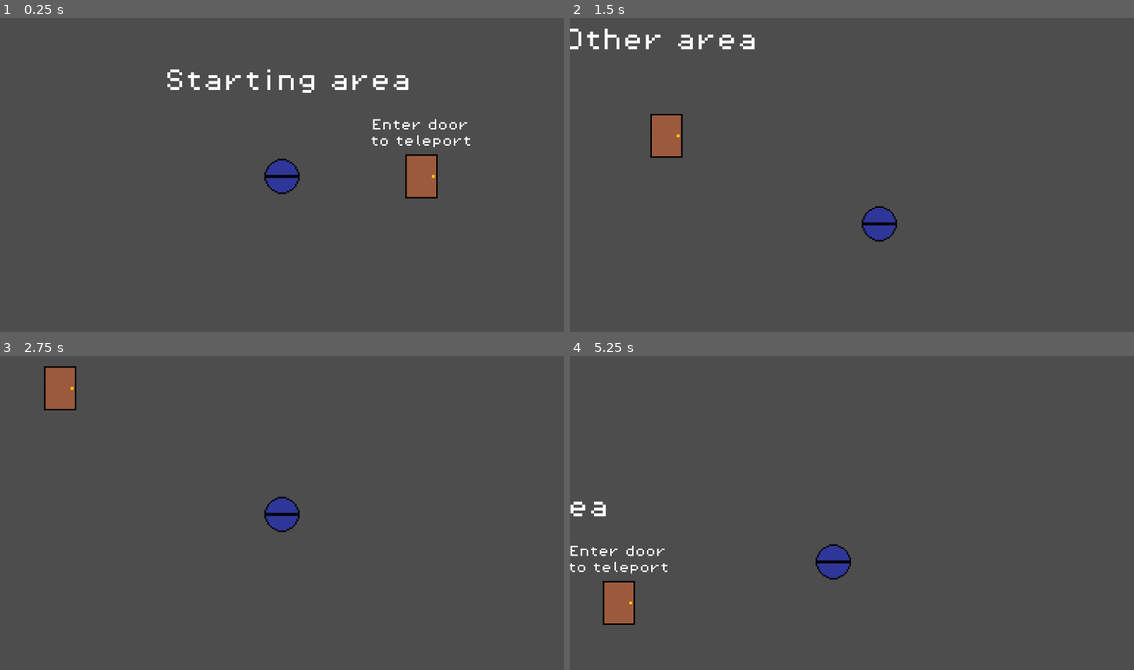
Above: before the commit, frames 1-4 (two rows, left to right).
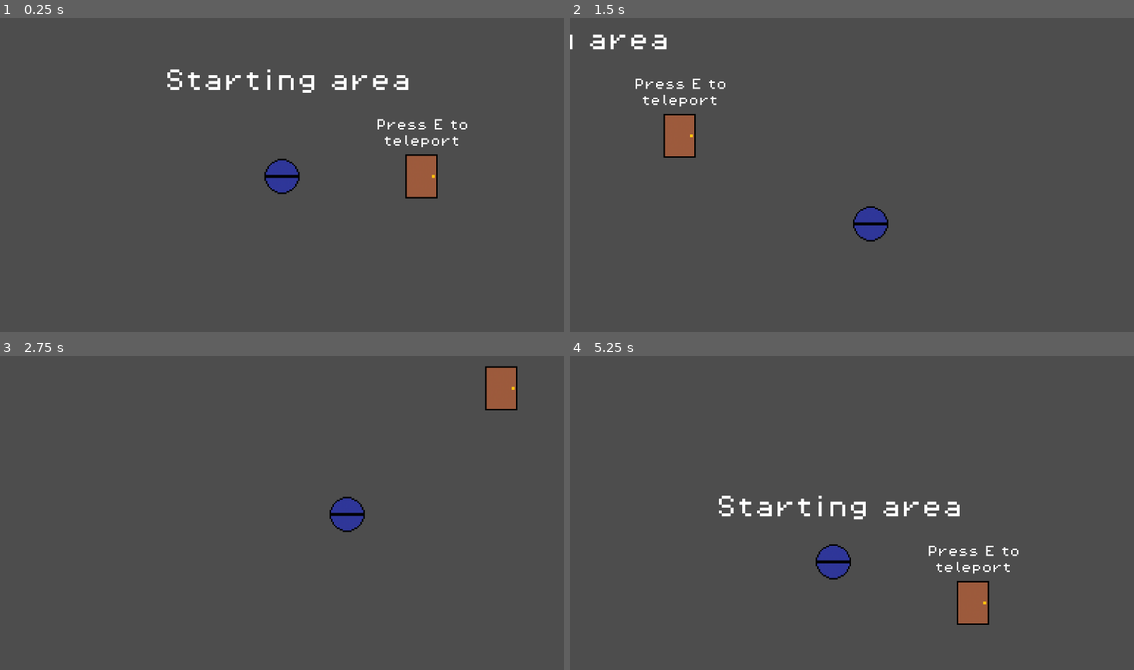
Above: after the commit, the same moments.

Repository: coding-something/Experimental-godot-game
Game: Godot game, scene res://scenes/game.tscn
Two runs of this game, one before a commit and one after it. Both use one fixed random seed, a clock stepped at 60 frames per second and the inputs below.
Inputs:
- Up to frame 1 (0.25 s): no input
- Up to frame 2 (1.5 s): tap E (interact, bound only after the commit) at 0.5, 0.6, 1.25, 1.35 s; hold D (move_right) 0.53-1.28 s; hold S (move_down) from 1.28 s (still down)
- Up to frame 3 (2.75 s): tap E (interact, bound only after the commit) at 2, 2.1 s; release S (move_down) at 2.03 s; hold D (move_right) from 2.03 s (still down)
- Up to frame 4 (5.25 s): tap E (interact, bound only after the commit) at 2.75, 2.85, 3.5, 3.6, 4.25, 4.35, 5.1 s; release D (move_right) at 2.78 s; hold W (move_up) 2.78-3.53 s; hold A (move_left) 3.53-5.03 s; hold S (move_down) from 5.03 s (still down)

The runs differ from the first frame. In frame 1, 0.5% of the frame differs, in the area x 65-84%, y 32-42%; in frame 2, 2.2%; in frame 3, 2.7%; in frame 4, 3.2%, in the area x 0-80%, y 44-86%.

Commit message:
feat: add interaction keybind to door

Diff:
--- a/project.godot
+++ b/project.godot
@@ -14,6 +14,10 @@
 run/main_scene="uid://sa0axpby2imm"
 config/features=PackedStringArray("4.6", "Forward Plus")
 config/icon="res://icon.svg"
+
+[global_group]
+
+player="The player is in this group."
 
 [input]
 
@@ -41,6 +45,11 @@
 , Object(InputEventKey,"resource_local_to_scene":false,"resource_name":"","device":-1,"window_id":0,"alt_pressed":false …(186 unchanged characters)…
 ]
 }
+interact={
+"deadzone": 0.2,
+"events": [Object(InputEventKey,"resource_local_to_scene":false,"resource_name":"","device":-1,"window_id":0,"alt_pressed":false,"shift_pressed":false,"ctrl_pressed":false,"meta_pressed":false,"pressed":false,"keycode":0,"physical_keycode":69,"key_label":0,"unicode":101,"location":0,"echo":false,"script":null)
+]
+}
 
 [physics]
 
--- a/scenes/game.tscn
+++ b/scenes/game.tscn
@@ -33,14 +33,14 @@
 anchor_top = -0.062000003
 anchor_right = -0.054
 anchor_bottom = -0.062000003
-offset_left = 107.208
+offset_left = 117.208
 offset_top = -3.8239975
-offset_right = 207.20798
+offset_right = 198.20801
 offset_bottom = 25.176003
 theme_override_fonts/font = ExtResource("3_lnu2h")
 theme_override_font_sizes/font_size = 8
-text = "Enter door
-to teleport"
+text = "Press E to
+teleport"
 horizontal_alignment = 1
 vertical_alignment = 1
 
--- a/scenes/player.tscn
+++ b/scenes/player.tscn
@@ -6,7 +6,7 @@
 [sub_resource type="CircleShape2D" id="CircleShape2D_g2els"]
 radius = 11.0
 
-[node name="Player" type="CharacterBody2D" unique_id=1767513436]
+[node name="Player" type="CharacterBody2D" unique_id=1767513436 groups=["player"]]
 script = ExtResource("1_g2els")
 
 [node name="Sprite2D" type="Sprite2D" parent="." unique_id=1633006917]
--- a/scenes/teleporter_door.tscn
+++ b/scenes/teleporter_door.tscn
@@ -1,10 +1,103 @@
 [gd_scene format=3 uid="uid://njsq66r25s7j"]
 
 [ext_resource type="Script" uid="uid://827hefu3dlp6" path="res://scripts/teleporter_door.gd" id="1_blllr"]
-[ext_resource type="Texture2D" uid="uid://bifnawtbmfiyx" path="res://assets/sprites/Teleporter_door.png" id="1_odefg"]
+[ext_resource type="Texture2D" uid="uid://c08sar16s4fvw" path="res://assets/sprites/Teleporter_door_spritesheet.png" id="2_blllr"]
 
 [sub_resource type="RectangleShape2D" id="RectangleShape2D_blllr"]
 size = Vector2(20, 28)
+
+[sub_resource type="AtlasTexture" id="AtlasTexture_o2ilv"]
+atlas = ExtResource("2_blllr")
+region = Rect2(90, 0, 30, 30)
+
+[sub_resource type="AtlasTexture" id="AtlasTexture_lvwfv"]
+atlas = ExtResource("2_blllr")
+region = Rect2(60, 0, 30, 30)
+
+[sub_resource type="AtlasTexture" id="AtlasTexture_5kgv6"]
+atlas = ExtResource("2_blllr")
+region = Rect2(30, 0, 30, 30)
+
+[sub_resource type="AtlasTexture" id="AtlasTexture_4heer"]
+atlas = ExtResource("2_blllr")
+region = Rect2(0, 0, 30, 30)
+
+[sub_resource type="AtlasTexture" id="AtlasTexture_bdppj"]
+atlas = ExtResource("2_blllr")
+region = Rect2(0, 0, 30, 30)
+
+[sub_resource type="AtlasTexture" id="AtlasTexture_j4xjy"]
+atlas = ExtResource("2_blllr")
+region = Rect2(0, 0, 30, 30)
+
+[sub_resource type="AtlasTexture" id="AtlasTexture_pmbvb"]
+atlas = ExtResource("2_blllr")
+region = Rect2(30, 0, 30, 30)
+
+[sub_resource type="AtlasTexture" id="AtlasTexture_qob1m"]
+atlas = ExtResource("2_blllr")
+region = Rect2(60, 0, 30, 30)
+
+[sub_resource type="AtlasTexture" id="AtlasTexture_tngqx"]
+atlas = ExtResource("2_blllr")
+region = Rect2(90, 0, 30, 30)
+
+[sub_resource type="AtlasTexture" id="AtlasTexture_lyeds"]
+atlas = ExtResource("2_blllr")
+region = Rect2(90, 0, 30, 30)
+
+[sub_resource type="SpriteFrames" id="SpriteFrames_kjlk3"]
+animations = [{
+"frames": [{
+"duration": 1.0,
+"texture": SubResource("AtlasTexture_o2ilv")
+}, {
+"duration": 1.0,
+"texture": SubResource("AtlasTexture_lvwfv")
+}, {
+"duration": 1.0,
+"texture": SubResource("AtlasTexture_5kgv6")
+}, {
+"duration": 1.0,
+"texture": SubResource("AtlasTexture_4heer")
+}],
+"loop": true,
+"name": &"close",
+"speed": 5.0
+}, {
+"frames": [{
+"duration": 1.0,
+"texture": SubResource("AtlasTexture_bdppj")
+}],
+"loop": true,
+"name": &"closed",
+"speed": 5.0
+}, {
+"frames": [{
+"duration": 1.0,
+"texture": SubResource("AtlasTexture_j4xjy")
+}, {
+"duration": 1.0,
+"texture": SubResource("AtlasTexture_pmbvb")
+}, {
+"duration": 1.0,
+"texture": SubResource("AtlasTexture_qob1m")
+}, {
+"duration": 1.0,
+"texture": SubResource("AtlasTexture_tngqx")
+}],
+"loop": true,
+"name": &"open",
+"speed": 5.0
+}, {
+"frames": [{
+"duration": 1.0,
+"texture": SubResource("AtlasTexture_lyeds")
+}],
+"loop": true,
+"name": &"opened",
+"speed": 5.0
+}]
 
 [node name="Teleporter_door" type="Area2D" unique_id=1903251345]
 script = ExtResource("1_blllr")
@@ -12,9 +105,12 @@
 [node name="CollisionShape2D" type="CollisionShape2D" parent="." unique_id=272829911]
 shape = SubResource("RectangleShape2D_blllr")
 
-[node name="Sprite2D" type="Sprite2D" parent="." unique_id=758707420]
-texture = ExtResource("1_odefg")
-
 [node name="Marker2D" type="Marker2D" parent="." unique_id=1533129972]
 
+[node name="AnimatedSprite2D" type="AnimatedSprite2D" parent="." unique_id=26980272]
+sprite_frames = SubResource("SpriteFrames_kjlk3")
+animation = &"closed"
+frame_progress = 0.8195742
+
 [connection signal="body_entered" from="." to="." method="_on_body_entered"]
+[connection signal="body_exited" from="." to="." method="_on_body_exited"]
--- a/scripts/player.gd
+++ b/scripts/player.gd
@@ -24,5 +24,5 @@
 
 func trigger_teleport_cooldown() -> void:
 	is_teleport_cooldown_active = true
-	await get_tree().create_timer(1).timeout
+	await get_tree().create_timer(0.3).timeout
 	is_teleport_cooldown_active = false
--- a/scripts/teleporter_door.gd
+++ b/scripts/teleporter_door.gd
@@ -1,13 +1,30 @@
 extends Area2D
 @export var exit_door : Area2D
 var exit_position = null
+var player_node : CharacterBody2D = null
 
-# Assign position after loaded
+
+# Assign position after loaded and disable process
 func _ready() -> void:
+	set_process(false)
 	exit_position = exit_door.get_node("Marker2D").global_position
 
-# Teleport player to exit position
+func _process(delta: float) -> void:
+	if player_node.is_teleport_cooldown_active == false and Input.is_action_just_pressed("interact") == true:
+		teleport_player()
+
+# Enable processing when player enters
 func _on_body_entered(body: Node2D) -> void:
-	if body.is_teleport_cooldown_active == false:
-		body.global_position = exit_position
-		body.trigger_teleport_cooldown()
+	if body.is_in_group("player") == true:
+		player_node = body
+		set_process(true)
+
+# Disable processing when player exits
+func _on_body_exited(body: Node2D) -> void:
+	if body.is_in_group("player") == true:
+		set_process(false)
+
+# Change player position to exit door position
+func teleport_player() -> void:
+	player_node.global_position = exit_position
+	player_node.trigger_teleport_cooldown()
Binary file added: assets/sprites/Teleporter_door_spritesheet.png
Not shown, added: assets/sprites/Teleporter_door_spritesheet.png.import
